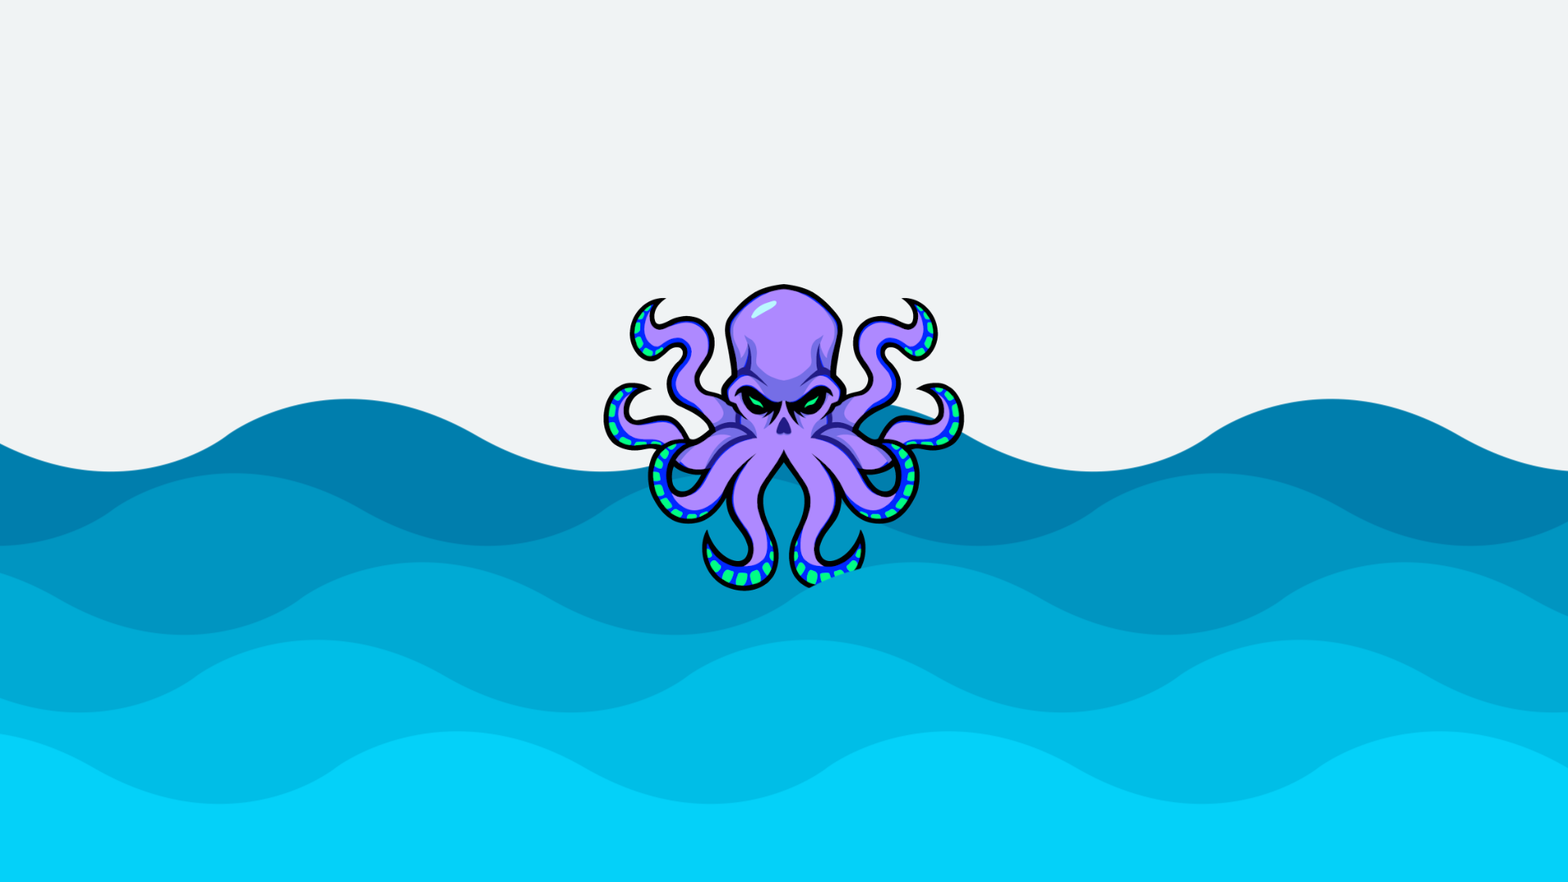
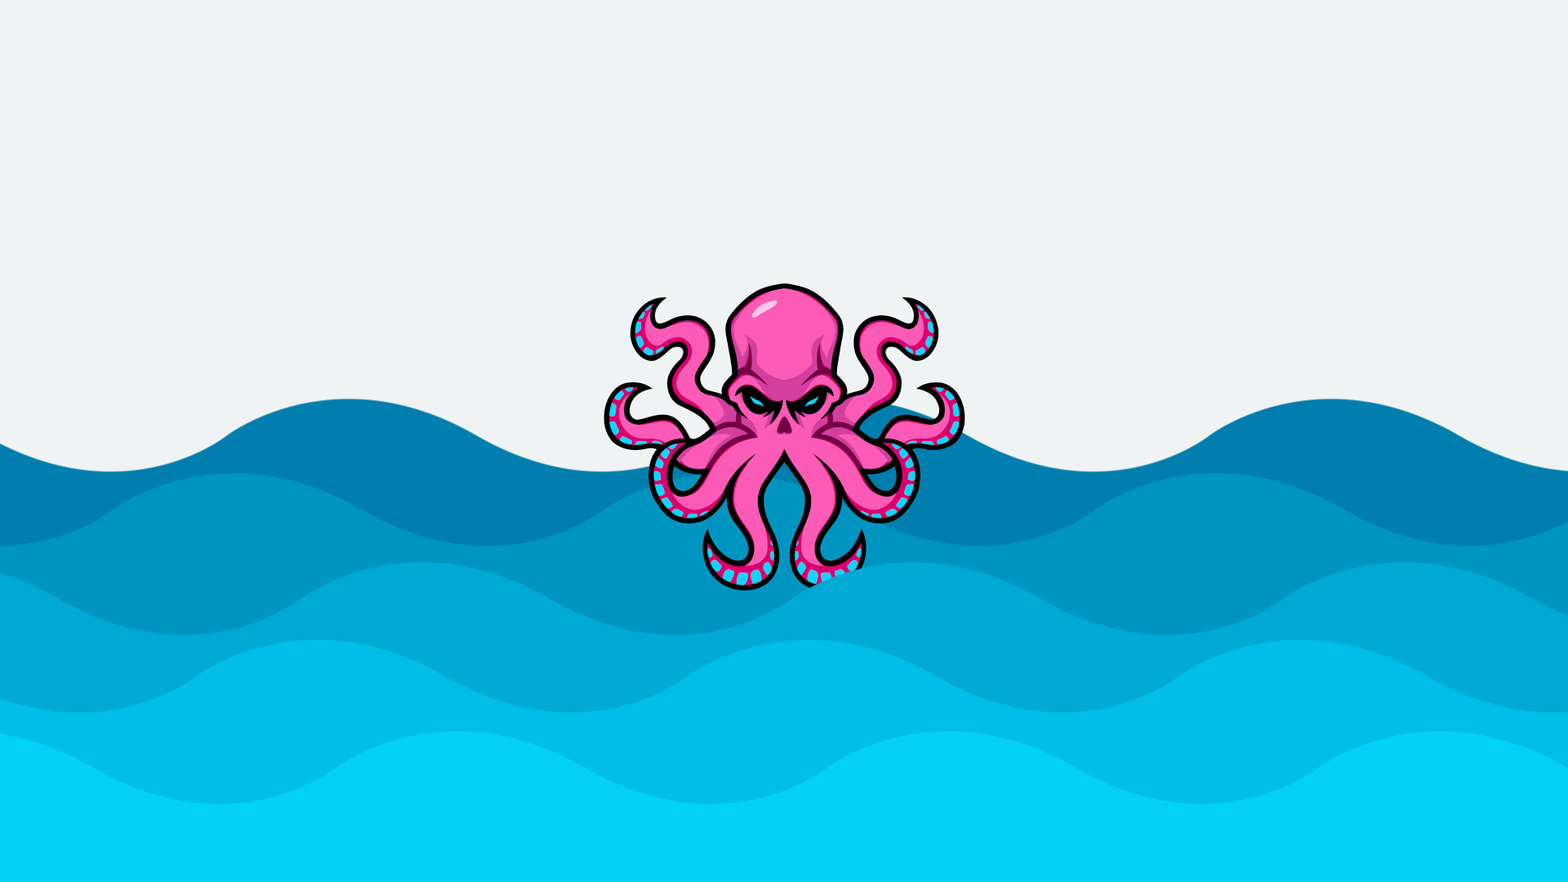
Before/after of a 1568px x 882px layered artwork. What changed in the layer stack:
painted on "Logo" over bbox(603, 283, 966, 592)